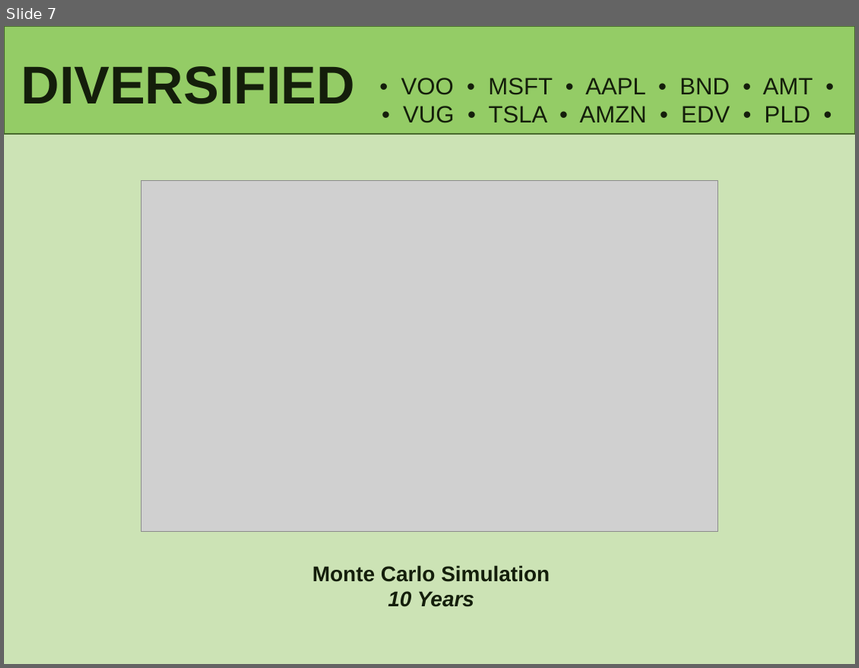
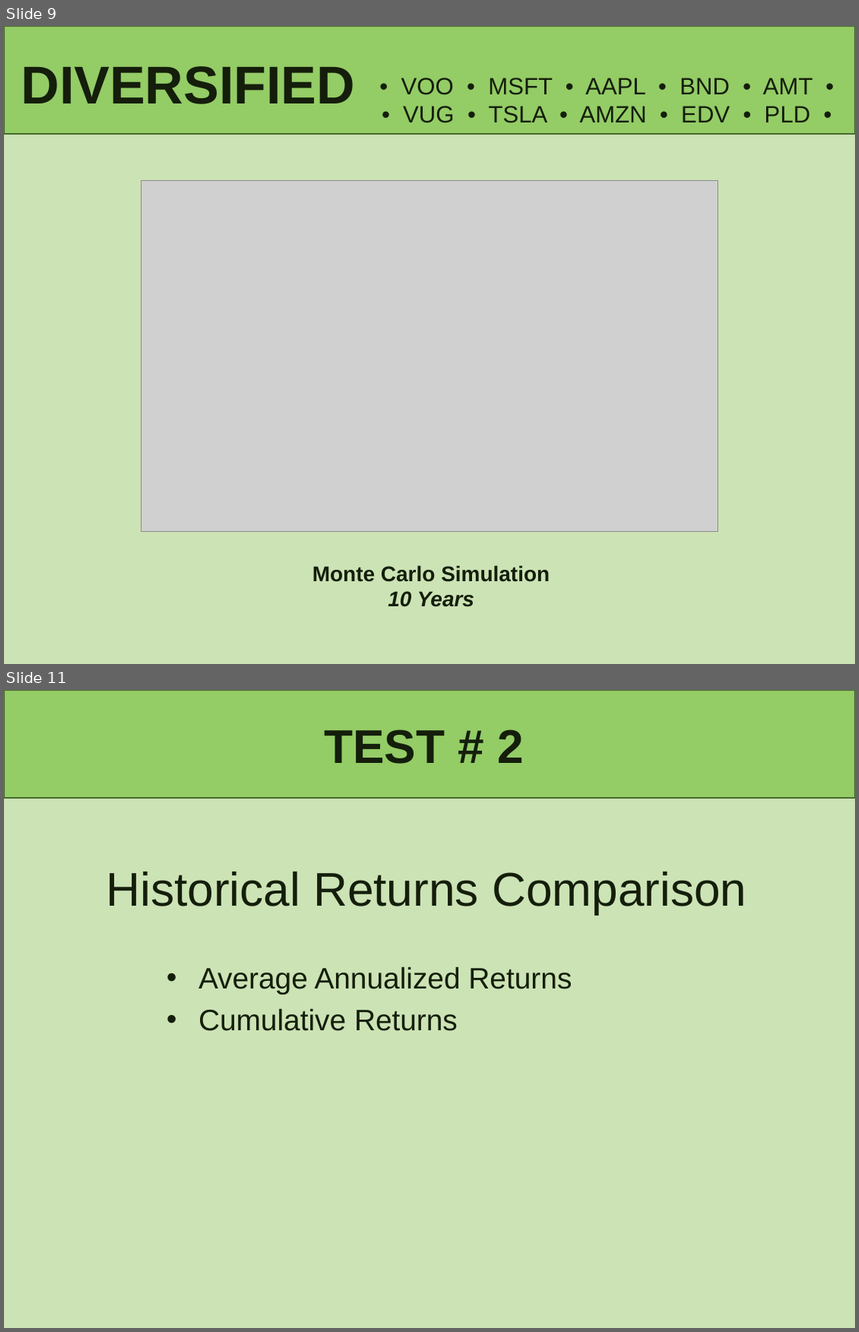
Before and after one commit to lindseyhardouin/Challenging_the_Status_Quo, a slide deck: presentation/P1- Challening the Status Quo.pptx. Shown one above the other, each under a label of ours: slide 7 before the commit, slides 9 and 11 after it; the slides between them are not shown. The pictures are 859x668 and 859x1332 pixels, drawn with LibreOffice and Linux fonts; fonts in the diff are those of the drawing; grey boxes stand for pictures. Boxes give left, top, right and bottom in pixels: in the first picture for what was removed or moved away, otherwise in the second. Text is boxed around its words. In the diff, an @@ line names an element or a change of style, - is before the commit and + after.

```diff
--- a/presentation/P1- Challening the Status Quo.pptx
+++ b/presentation/P1- Challening the Status Quo.pptx
@@ slide 11 added at (4,690,855,1328), background #CCE3B5; not listed: 1 template element that a slide beside it also shows @@
@@ title added at (324,730,524,764), 40 pt, text #141E0B, bold @@
+TEST # 2
@@ text added at (106,872,747,914), 40 pt, text #141E0B @@
+Historical Returns Comparison
@@ text added at (199,967,572,1031), 25 pt, text #141E0B @@
+• Average Annualized Returns
+• Cumulative Returns
@@ what was slide 7 is now slide 9 @@
```
Also in this commit, not shown: 4 other slides added.
